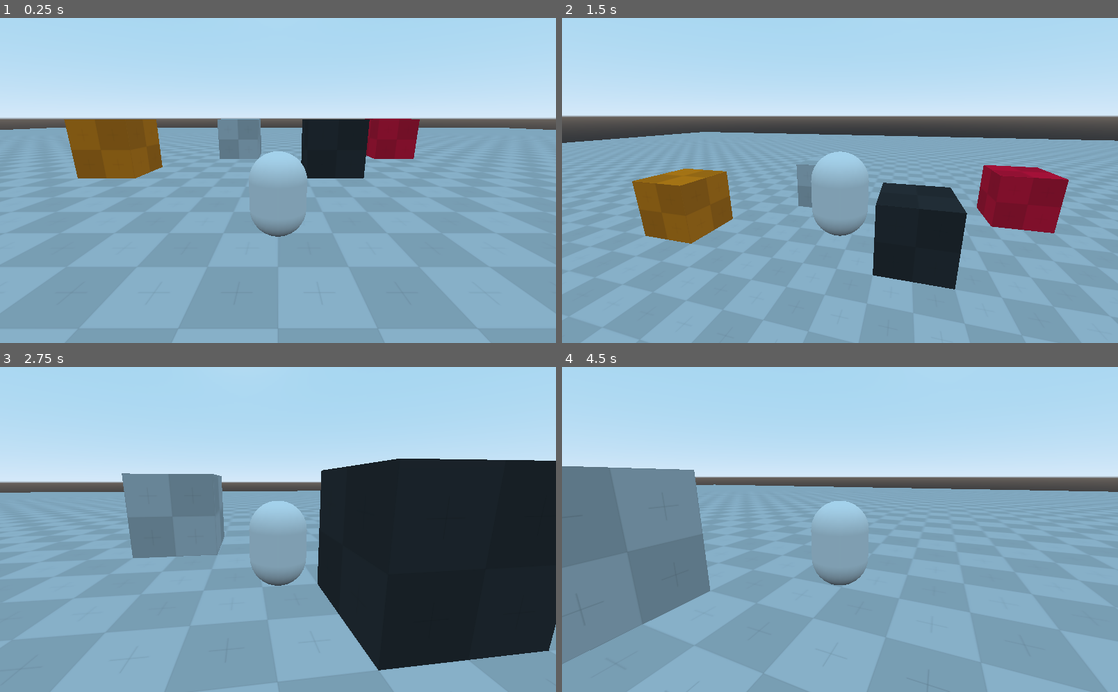
Above: before the commit, frames 1-4 (two rows, left to right).
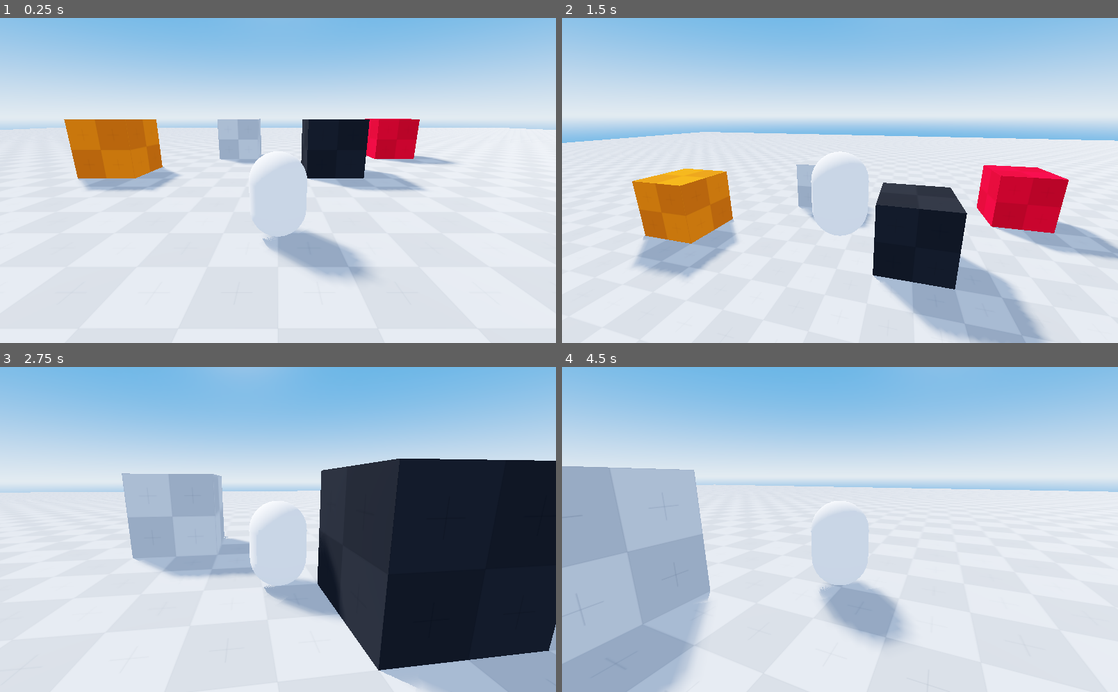
Above: after the commit, the same moments.

Repository: nickyvanurk/game-prototypes
Game: Godot game, scene res://World.tscn
Same seed, same stepped clock (60 frames per second), same inputs: the game is played once before the commit and once after it.
Inputs (mouse positions are in pixels of both pictures, inside the frame that each line leads up to):
- Up to frame 1 (0.25 s): no input
- Up to frame 2 (1.5 s): tap Enter at 0.5 s; move the mouse to (867, 180) at 0.52 s; hold W (move_forward) from 0.53 s (still down); tap Space (jump) at 0.77 s; move the mouse to (812, 180) at 1.27 s
- Up to frame 3 (2.75 s): keep holding W (move_forward); tap Space (jump) at 1.52 s; move the mouse to (289, 523) at 2.02 s
- Up to frame 4 (4.5 s): keep holding W (move_forward); move the mouse to (834, 536) at 2.77 s; tap Space (jump) at 3.02, 3.77 s; move the mouse to (878, 532) at 3.52 s; move the mouse to (795, 526) at 4.27 s

The runs differ from the first frame. In frame 1, 78% of the frame differs, in the area x 0-100%, y 0-100%; in frame 2, 75%; in frame 3, 59%; in frame 4, 81%.

Commit message:
Make scene look good

Diff:
--- a/grappling-hook/World.tscn
+++ b/grappling-hook/World.tscn
@@ -6,7 +6,29 @@
 [ext_resource path="res://assets/materials/PrototypeRed.tres" type="Material" id=4]
 [ext_resource path="res://assets/materials/PrototypeOrange.tres" type="Material" id=5]
 
+[sub_resource type="ProceduralSky" id=1]
+sky_top_color = Color( 0.337255, 0.580392, 0.866667, 1 )
+ground_bottom_color = Color( 0.337255, 0.580392, 0.866667, 1 )
+ground_horizon_color = Color( 0.839216, 0.917647, 0.980392, 1 )
+
+[sub_resource type="Environment" id=2]
+background_mode = 2
+background_sky = SubResource( 1 )
+ambient_light_color = Color( 0.517647, 0.517647, 0.517647, 1 )
+ambient_light_energy = 2.0
+ambient_light_sky_contribution = 0.25
+tonemap_mode = 3
+tonemap_white = 1.5
+
 [node name="World" type="Spatial"]
+
+[node name="WorldEnvironment" type="WorldEnvironment" parent="."]
+environment = SubResource( 2 )
+
+[node name="DirectionalLight" type="DirectionalLight" parent="."]
+transform = Transform( -0.707107, 0.5, -0.5, 3.09086e-08, 0.707107, 0.707107, 0.707107, 0.5, -0.5, -45, 18, -44 )
+shadow_enabled = true
+shadow_contact = 0.3
 
 [node name="Level" type="CSGCombiner" parent="."]
 use_collision = true
@@ -36,3 +58,5 @@
 material = ExtResource( 4 )
 
 [node name="Player" parent="." instance=ExtResource( 2 )]
+
+[editable path="Player"]
Not shown: 1 places in grappling-hook/World.tscn that only renumber resources
